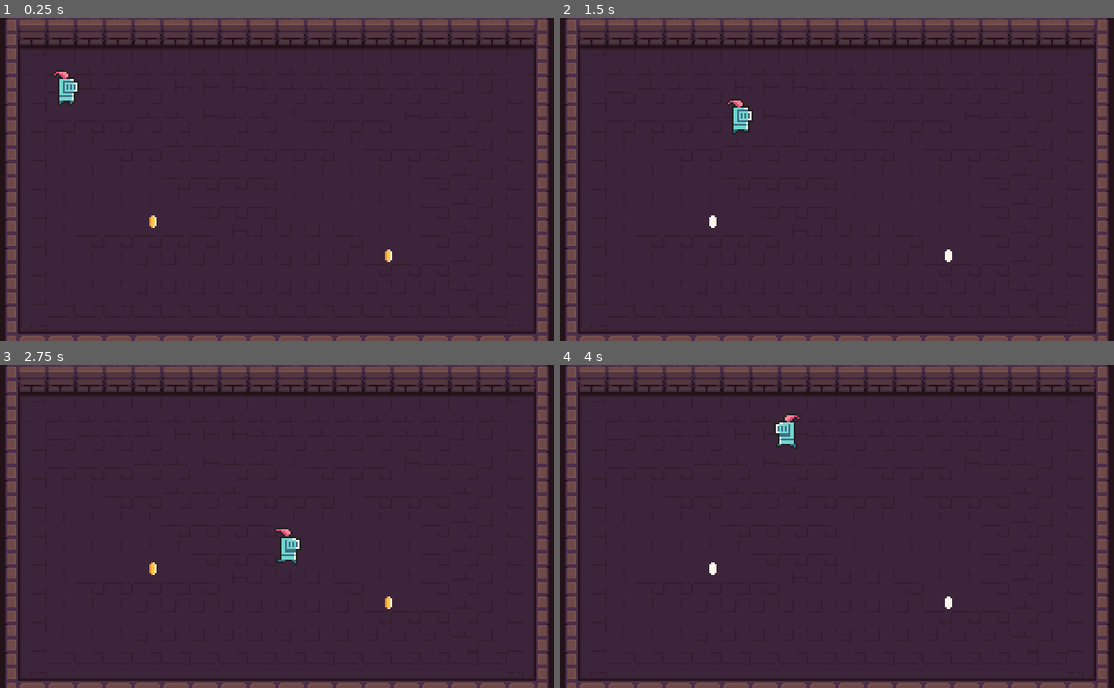
Above: before the commit, frames 1-4 (two rows, left to right).
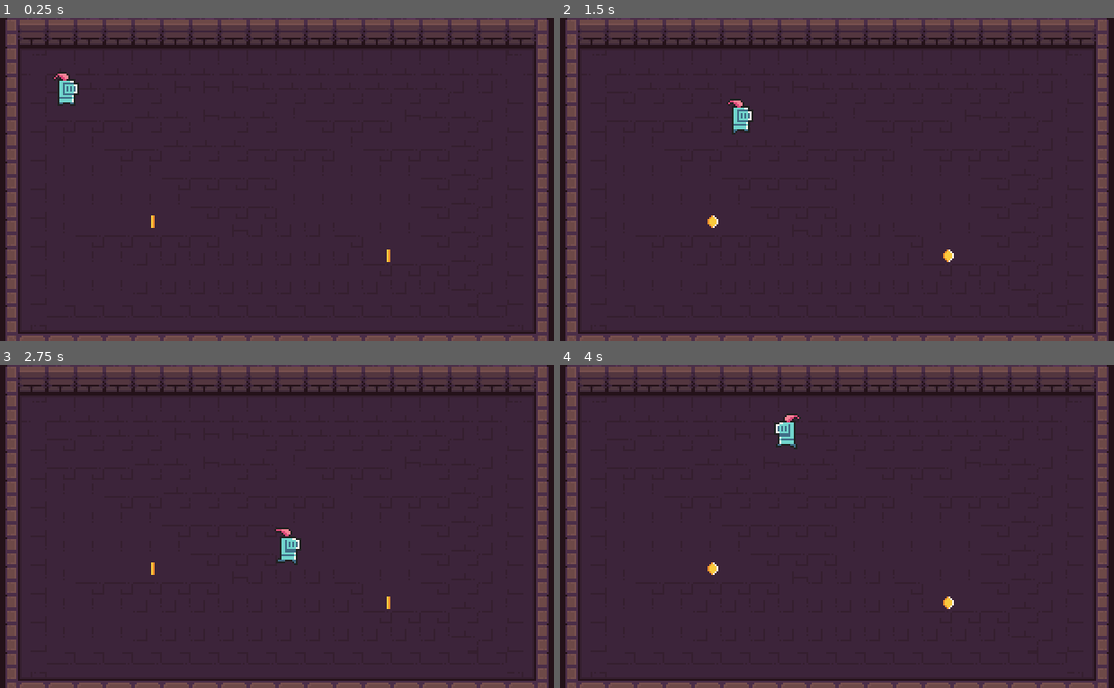
Above: after the commit, the same moments.

Repository: eleniums/dungeon-crawler
Game: Godot game, scene res://levels/sandbox/sandbox.tscn
Two runs of this game, one before a commit and one after it. Both use one fixed random seed, a clock stepped at 60 frames per second and the inputs below.
Inputs:
- Up to frame 1 (0.25 s): no input
- Up to frame 2 (1.5 s): hold Right (ui_right) 0.53-1.28 s; hold Down (ui_down) from 1.28 s (still down)
- Up to frame 3 (2.75 s): release Down (ui_down) at 2.03 s; hold Right (ui_right) from 2.03 s (still down)
- Up to frame 4 (4 s): release Right (ui_right) at 2.78 s; hold Up (ui_up) 2.78-3.53 s; hold Left (ui_left) from 3.53 s (still down)

The runs differ from the first frame. In frame 1, 0.3% of the frame differs, in the area x 9-71%, y 16-76%; in frame 2, less than 0.1%; in frame 3, less than 0.1%; in frame 4, less than 0.1%.

Commit message:
Update layers so coins should only collide with player

Diff:
--- a/characters/player/knight/Knight.tscn
+++ b/characters/player/knight/Knight.tscn
@@ -55,12 +55,13 @@
 extents = Vector2( 3, 5 )
 
 [node name="Player_Knight" type="KinematicBody2D"]
+collision_layer = 2
 script = ExtResource( 2 )
 
 [node name="AnimatedSprite" type="AnimatedSprite" parent="."]
 frames = SubResource( 9 )
 animation = "idle"
-frame = 3
+frame = 2
 playing = true
 
 [node name="CollisionShape2D" type="CollisionShape2D" parent="."]
@@ -69,6 +70,8 @@
 shape = SubResource( 10 )
 
 [node name="Hitbox" type="Area2D" parent="."]
+collision_layer = 2
+collision_mask = 12
 
 [node name="CollisionShape2D" type="CollisionShape2D" parent="Hitbox"]
 position = Vector2( 0, 8 )
--- a/doodads/coin/Coin.tscn
+++ b/doodads/coin/Coin.tscn
@@ -31,11 +31,13 @@
 extents = Vector2( 2, 2.5 )
 
 [node name="Coin" type="Area2D"]
+collision_layer = 8
+collision_mask = 2
 script = ExtResource( 2 )
 
 [node name="AnimatedSprite" type="AnimatedSprite" parent="."]
 frames = SubResource( 5 )
-frame = 2
+frame = 1
 playing = true
 
 [node name="CollisionShape2D" type="CollisionShape2D" parent="."]
--- a/project.godot
+++ b/project.godot
@@ -28,6 +28,13 @@
 window/stretch/mode="2d"
 window/stretch/aspect="keep"
 
+[layer_names]
+
+2d_physics/layer_1="world"
+2d_physics/layer_2="player"
+2d_physics/layer_3="enemies"
+2d_physics/layer_4="items"
+
 [physics]
 
 common/enable_pause_aware_picking=true
